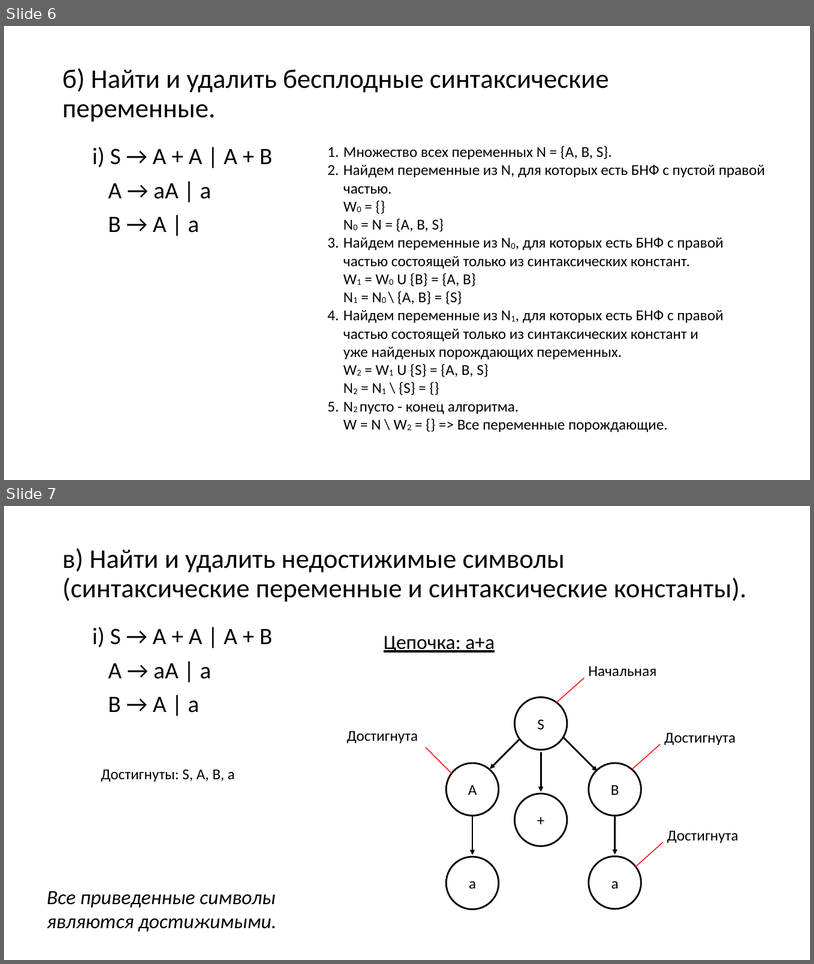
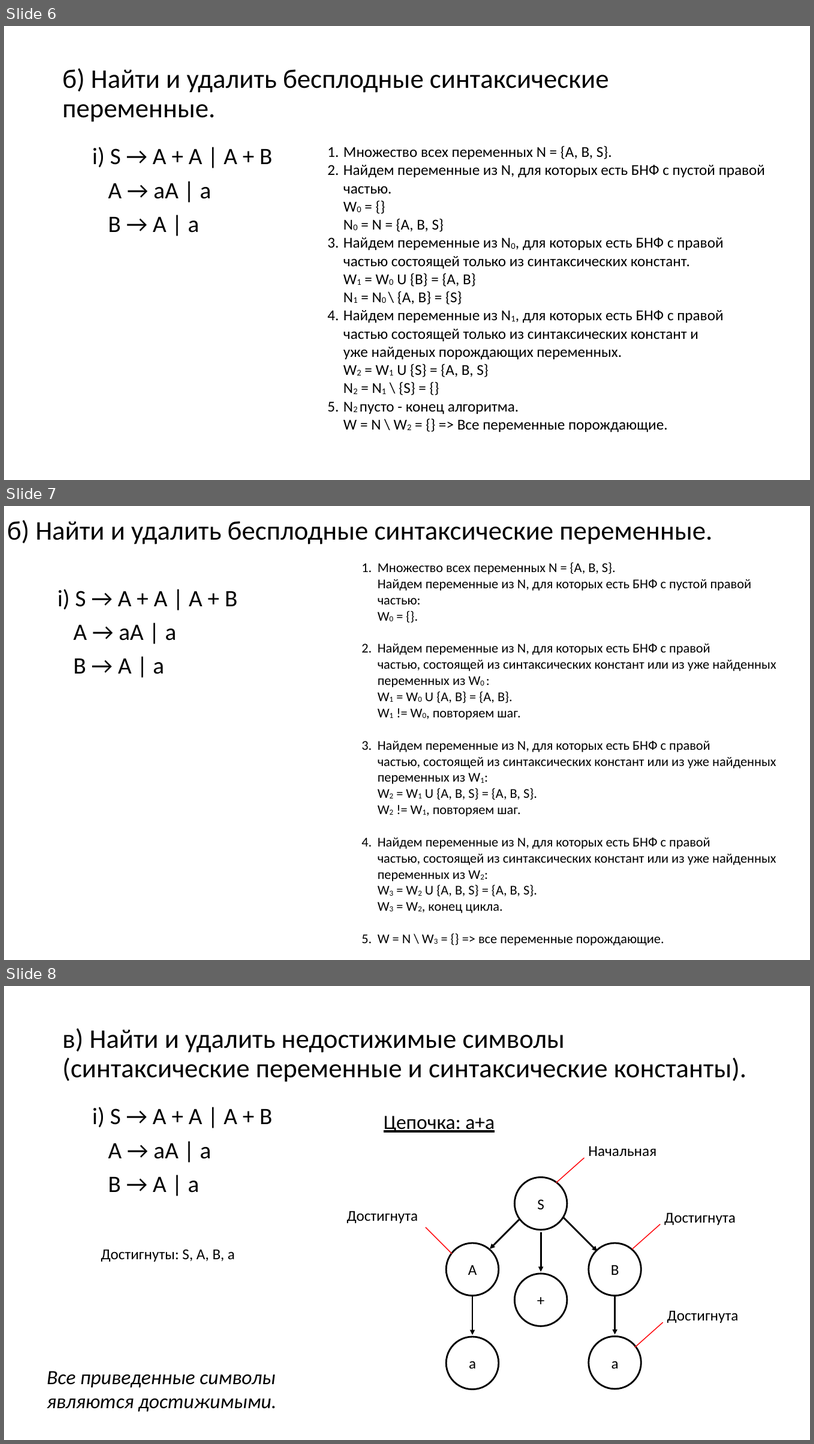
Before and after one commit to goddamnteam/korzun, a slide deck: task6.pptx. Shown one above the other, each under a label of ours: slides 6 and 7 before the commit, slides 6, 7 and 8 after it. The pictures are 814x964 and 814x1444 pixels, drawn with LibreOffice and Linux fonts; fonts in the diff are those of the drawing. Boxes give left, top, right and bottom in pixels: in the first picture for what was removed or moved away, otherwise in the second. Text is boxed around its words. In the diff, an @@ line names an element or a change of style, - is before the commit and + after.

```diff
--- a/task6.pptx
+++ b/task6.pptx
@@ slide 7 added at (4,506,810,960), background #FFFFFF @@
@@ title added at (7,520,713,544), 32 pt, text #000000 @@
+б) Найти и удалить бесплодные синтаксические переменные.
@@ text added at (378,562,776,945), 16 pt, text #000000 @@
+1. Множество всех переменных N = {A, B, S}.
+   Найдем переменные из N, для которых есть БНФ с пустой правой
+   частью:
+   W0 = {}.
+2. Найдем переменные из N, для которых есть БНФ с правой
+   частью, состоящей из синтаксических констант или из уже найденных переменных из W0 :
+   W1 = W0 U {A, B} = {A, B}.
+   W1 != W0, повторяем шаг.
+3. Найдем переменные из N, для которых есть БНФ с правой
+   частью, состоящей из синтаксических констант или из уже найденных переменных из W1:
+   W2 = W1 U {A, B, S} = {A, B, S}.
+   W2 != W1, повторяем шаг.
+4. Найдем переменные из N, для которых есть БНФ с правой
+   частью, состоящей из синтаксических констант или из уже найденных переменных из W2:
+   W3 = W2 U {A, B, S} = {A, B, S}.
+   W3 = W2, конец цикла.
+5. W = N \ W3 = {} => все переменные порождающие.
@@ text added at (57,589,237,674), 28 pt, text #000000 @@
+  i) S → A + A | A + B
+  A → aA | a
+  B → A | a
@@ what was slide 7 is now slide 8 @@
```
Also in this commit, not shown: 4 slides changed.
